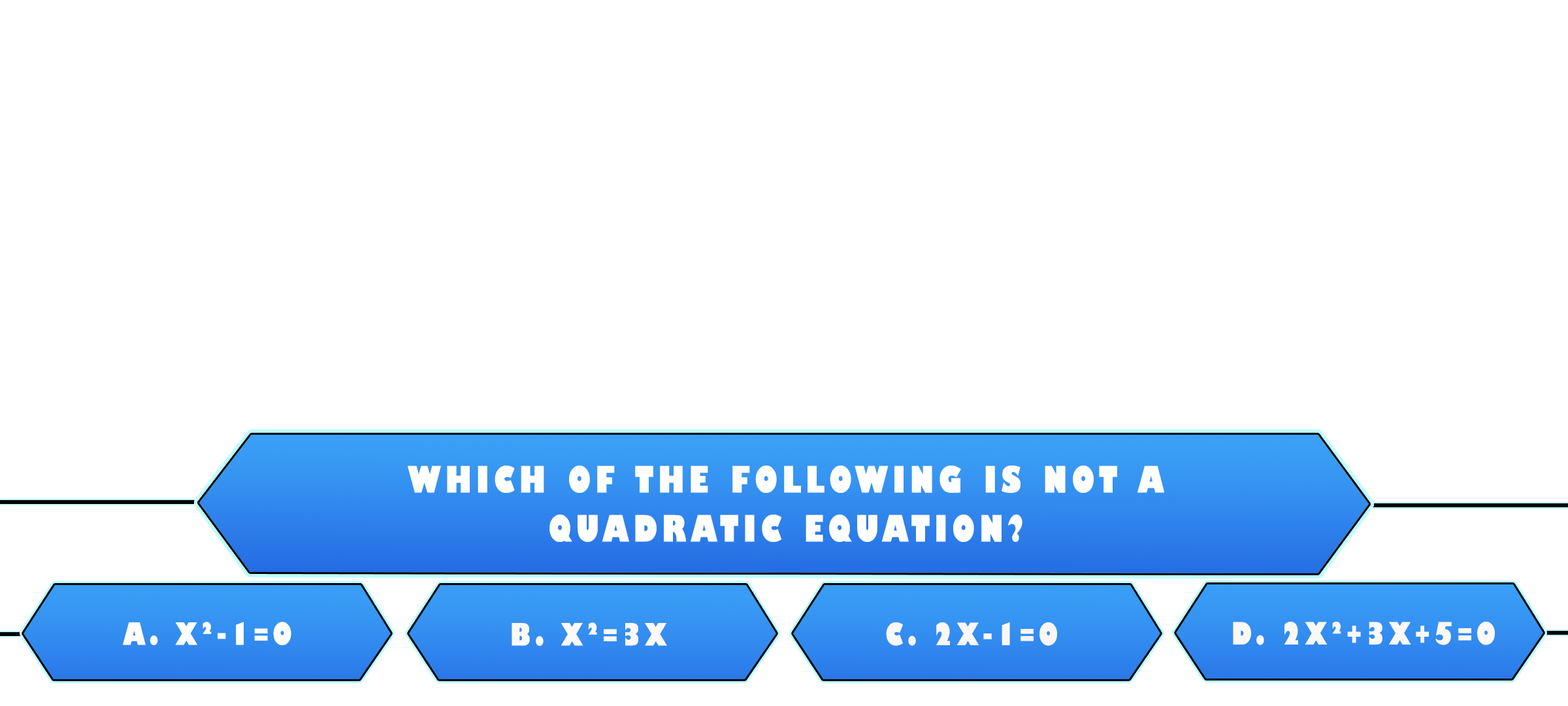
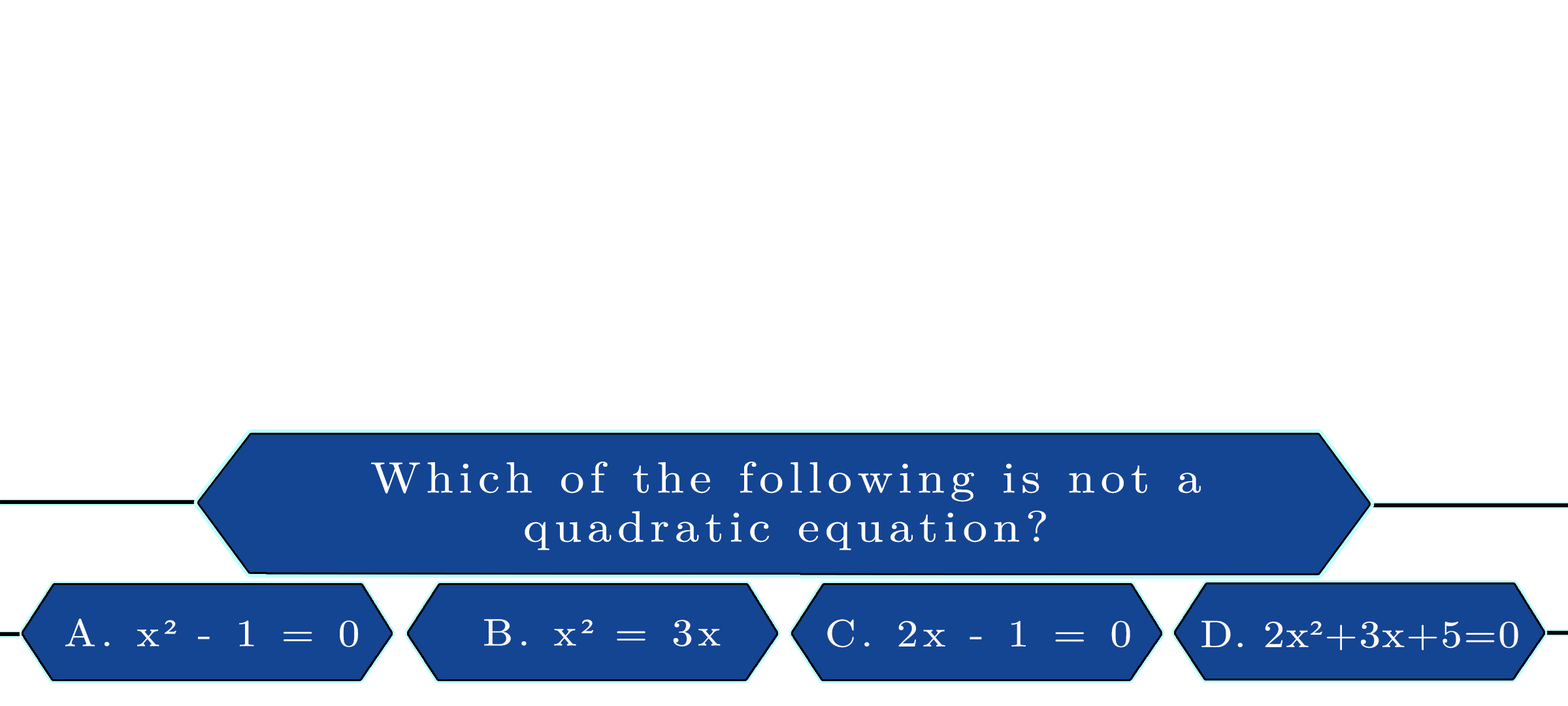
The second 1568 x 706 image is a revision of the first. Changes to its layers:
painted on "Which of the following is not a quadratic equation?" over [371, 461, 1201, 551]
painted on "Layer 7" over [199, 434, 1369, 573]
painted on "d. 2x²+3x+5=0" over [1201, 620, 1519, 651]
painted on "Layer 9" over [1176, 584, 1544, 679]
renamed "c. 2x-1=0" to "c. 2x - 1 = 0", painted on it over [827, 618, 1131, 648]
painted on "Layer 9 copy" over [793, 584, 1161, 679]
renamed "b. x²=3x" to "b. x² = 3x", painted on it over [484, 618, 721, 647]
painted on "Layer 9 copy 2" over [408, 584, 777, 679]
renamed "a. x²-1=0" to "a. x² - 1 = 0", painted on it over [65, 618, 359, 647]
painted on "Layer 9 copy 3" over [23, 584, 391, 679]
